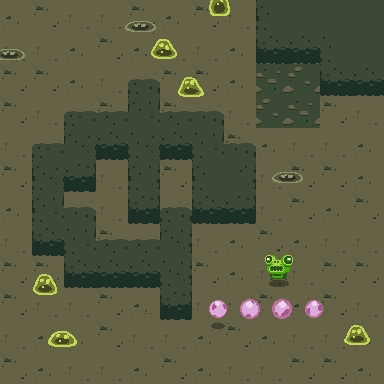
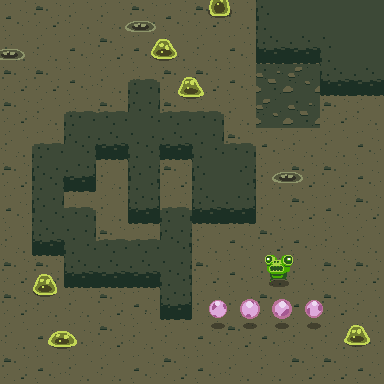
Comparing the layer stacks of the two w=384, h=384 images. Changes:
painted on "spit shadow" over (243, 323, 321, 329)
renamed "Layer 7" to "Layer 10", showed it, opacity 100% → 35%, moved it above "slime color", painted on it over (33, 9, 367, 349)
